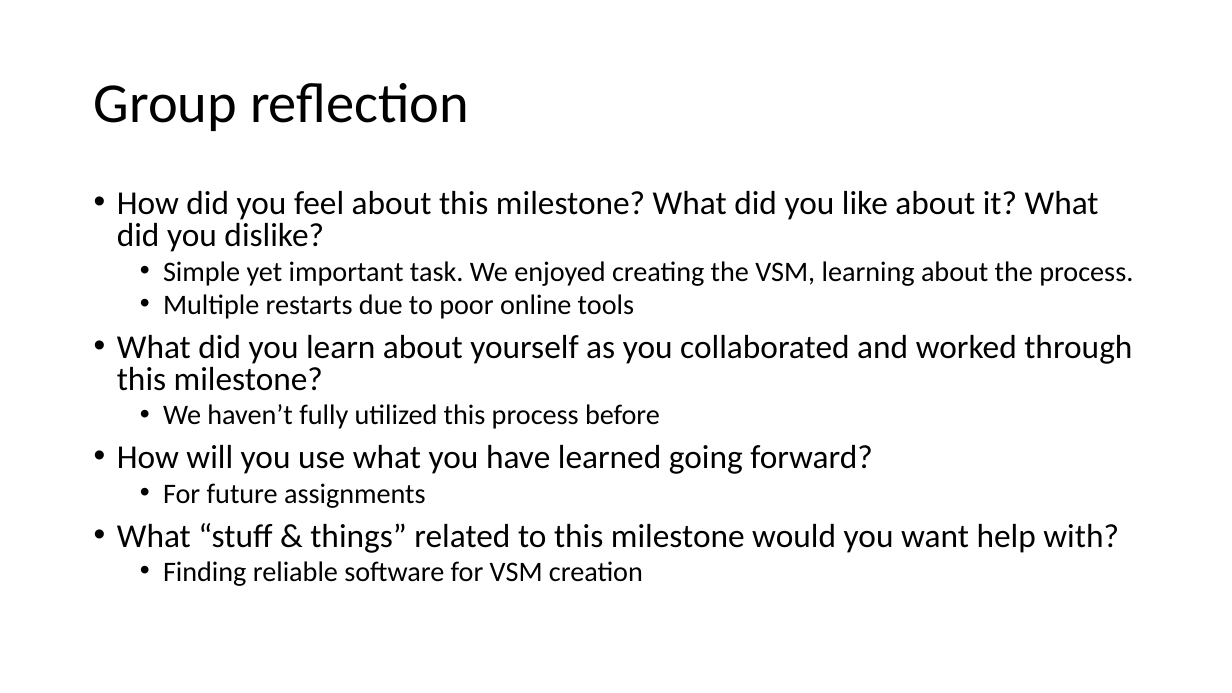
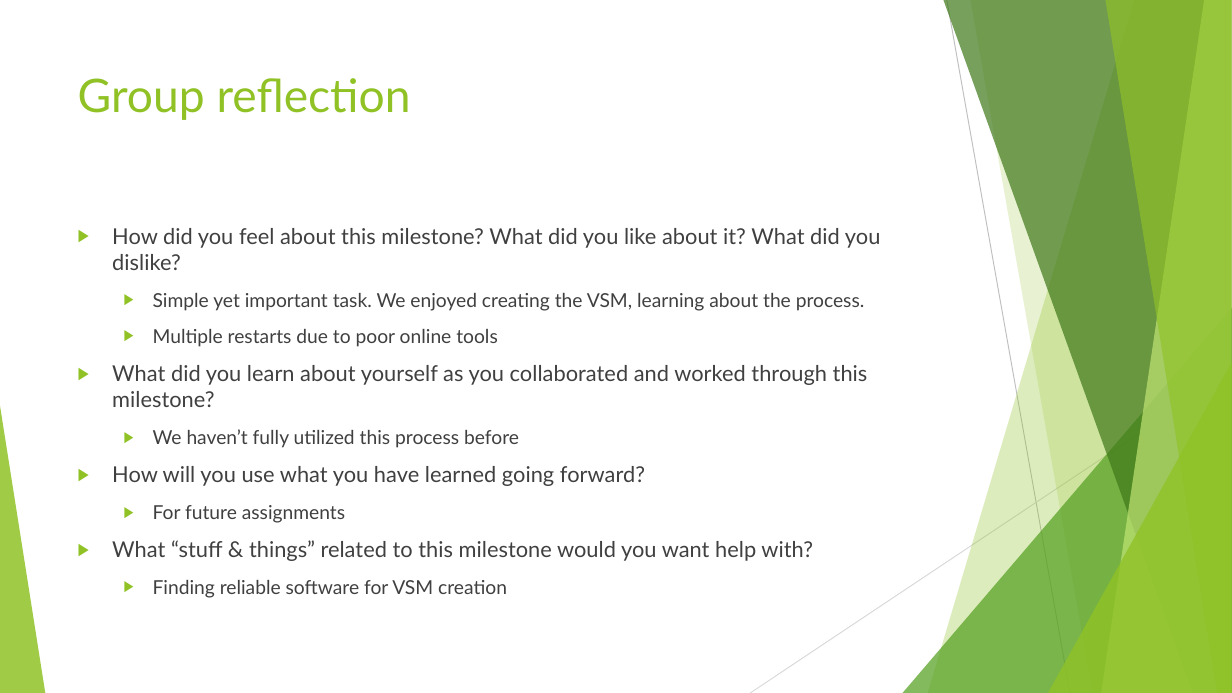
Before and after one commit to Konnie789/ENSE-470, a slide deck: slide 8 of Milestone 1/Milestone-1.ppt (slide 7 before the commit). Drawn at 1232x693 pixels with LibreOffice and Linux fonts; fonts in the diff are those of the drawing. Boxes give left, top, right and bottom in pixels: in the first picture for what was removed or moved away, otherwise in the second. Text is boxed around its words. In the diff, an @@ line names an element or a change of style, - is before the commit and + after.

```diff
--- a/Milestone 1/Milestone-1.ppt
+++ b/Milestone 1/Milestone-1.ppt
@@ title "Group reflection": place and size @@
-title "Group reflection" at [94,83,469,131]
+title "Group reflection" at [78,78,411,120]
@@ title "Group reflection" at [78,78,411,120]: size 44 to 36 pt, font Calibri to Lato, text colour #000000 to #90C226; line spacing 0.9 to 1; vertical alignment middle to top @@
@@ text "How did you feel about ...": place and size @@
-text "How did you feel about ..." at [117,191,1133,586]
+text "How did you feel about ..." at [112,228,881,598]
@@ text "How did you feel about ..." at [112,228,881,598]: size 26 to 17 pt in "How did you feel about this milestone? ...", "What did you learn about yourself as ...", "How will you use what you have ...", "What “stuff & things” related to this ..."; font Calibri to Lato, text colour #000000 to #404040; size 22 to 15 pt in "Simple yet important task. We enjoyed creating ...", "Multiple restarts due to poor online tools", "We haven’t fully utilized this process before", "For future assignments" and 1 more places; bullet • to ▶; line spacing 0.8 to 1; bullet colour #000000 to #90C226; more space between paragraphs @@
@@ group added at [0,0,1231,693]: 5 freeform shapes, 3 triangles, 2 lines @@
```
Also in this commit, not shown: 5 other slides changed, 2 slides added, 1 slide removed.
